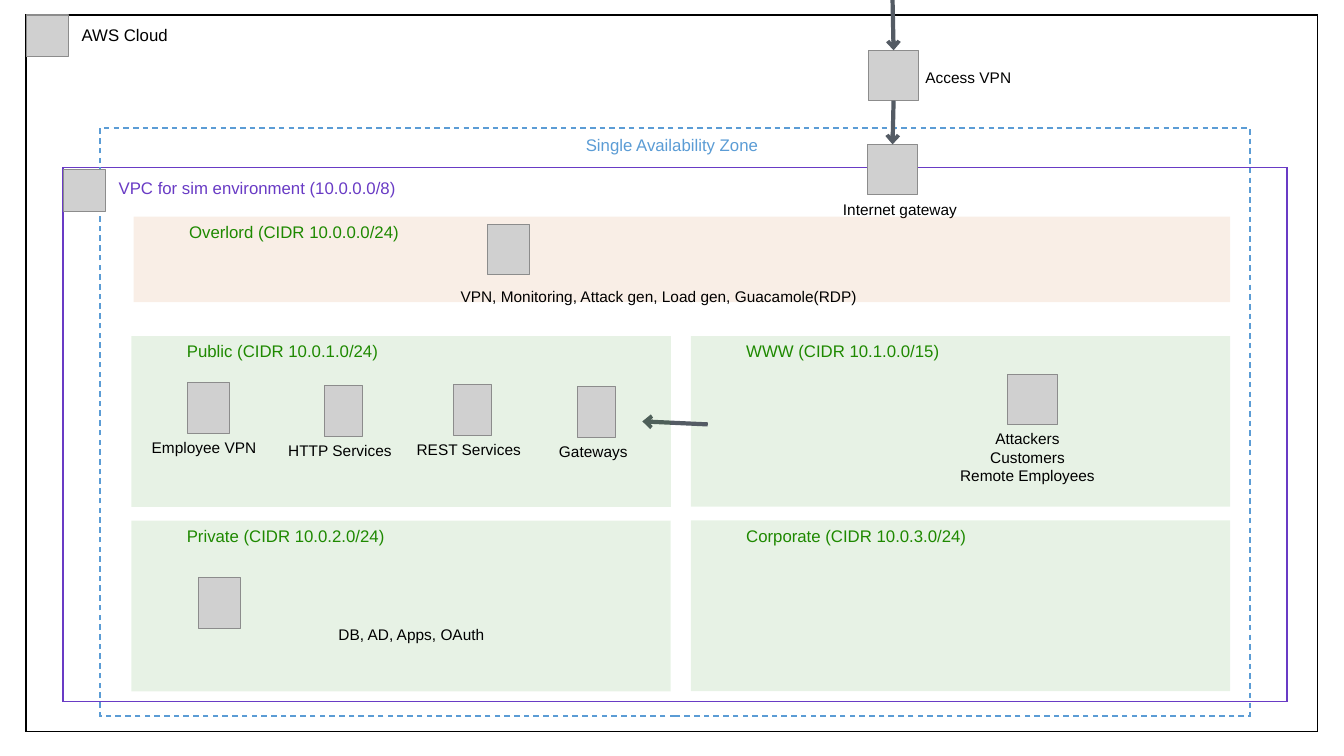
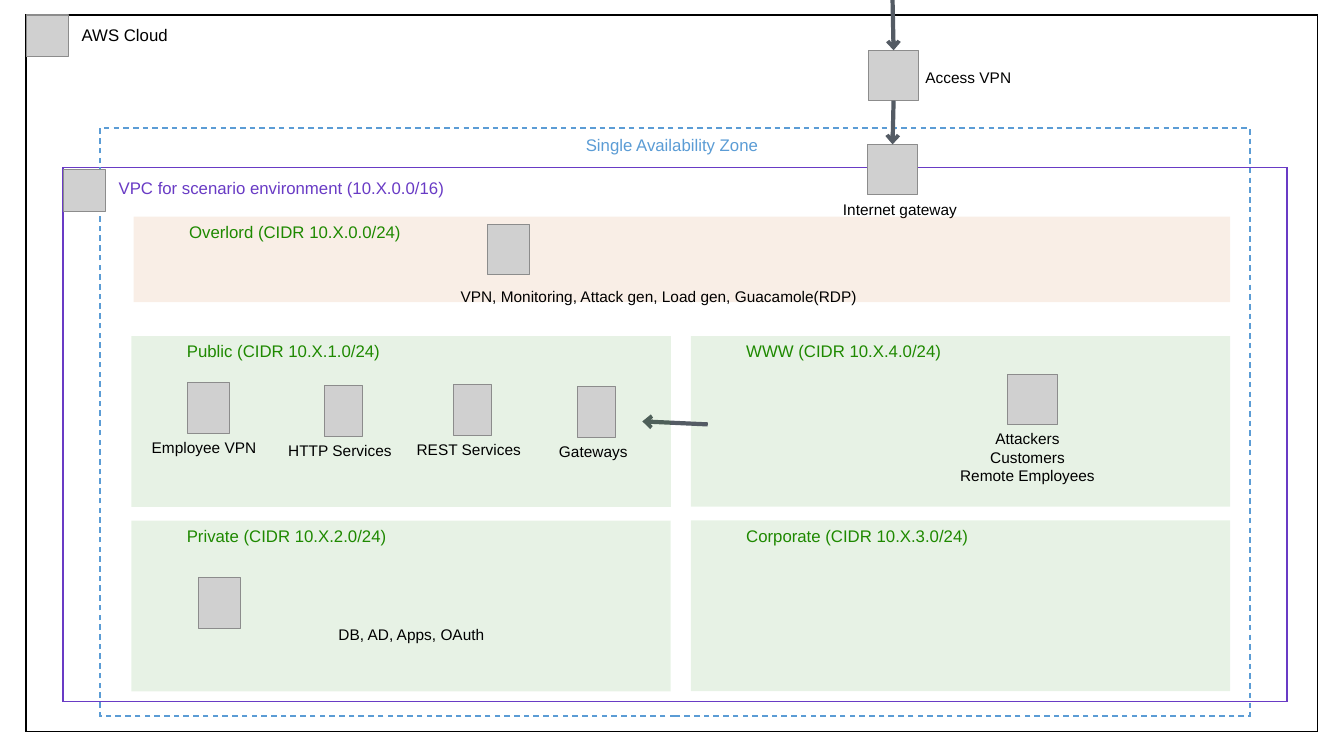
Before and after one commit to kengraf/nadialin, a slide deck: slide 1 of network.pptx. Drawn at 1344x756 pixels with LibreOffice and Linux fonts; fonts in the diff are those of the drawing; grey boxes stand for pictures. Boxes give left, top, right and bottom in pixels: in the first picture for what was removed or moved away, otherwise in the second. Text is boxed around its words. In the diff, an @@ line names an element or a change of style, - is before the commit and + after.

```diff
--- a/network.pptx
+++ b/network.pptx
@@ text in rectangle at box(119, 182, 444, 198): text changed @@
-VPC for sim environment (10.0.0.0/8)
+VPC for scenario environment (10.X.0.0/16)
@@ text in rectangle at box(189, 226, 400, 242): text changed @@
-Overlord (CIDR 10.0.0.0/24)
+Overlord (CIDR 10.X.0.0/24)
@@ text in rectangle at box(187, 345, 379, 361): text changed @@
-Public (CIDR 10.0.1.0/24)
+Public (CIDR 10.X.1.0/24)
@@ text in rectangle at box(746, 345, 941, 361): text changed @@
-WWW (CIDR 10.1.0.0/15)
+WWW (CIDR 10.X.4.0/24)
@@ text in rectangle at box(187, 530, 386, 546): text changed @@
-Private (CIDR 10.0.2.0/24)
+Private (CIDR 10.X.2.0/24)
@@ text in rectangle at box(746, 530, 968, 546): text changed @@
-Corporate (CIDR 10.0.3.0/24)
+Corporate (CIDR 10.X.3.0/24)
```
Also in this commit, not shown: 46 other files.
